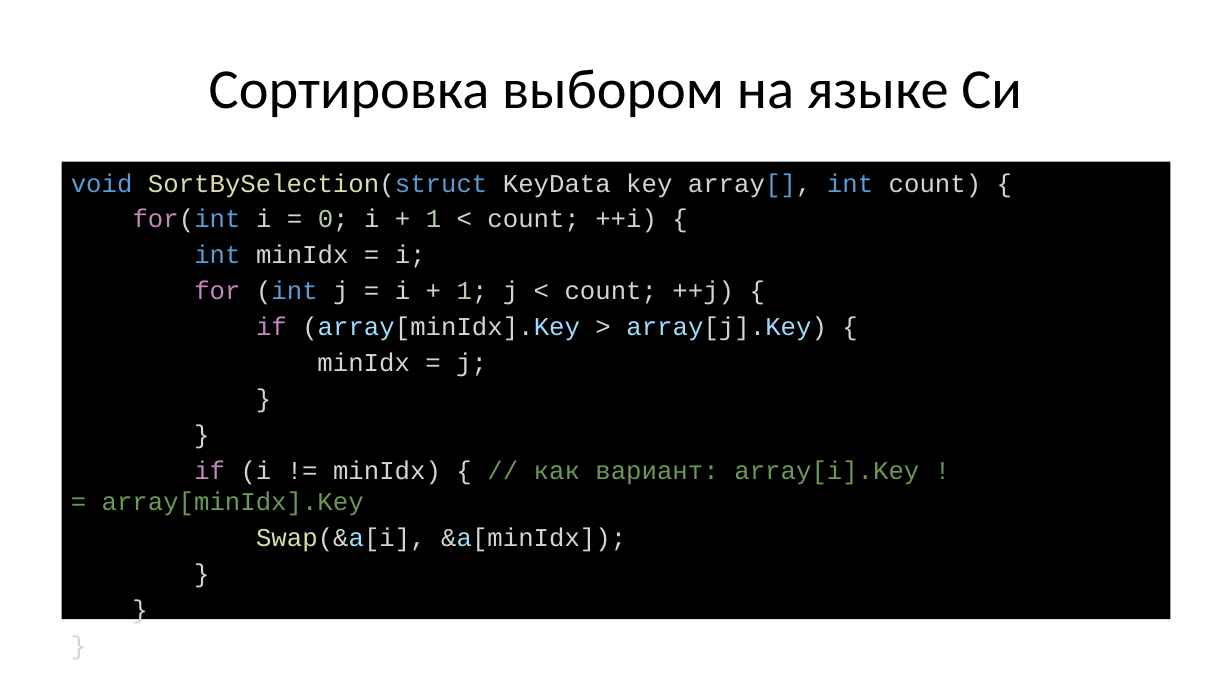
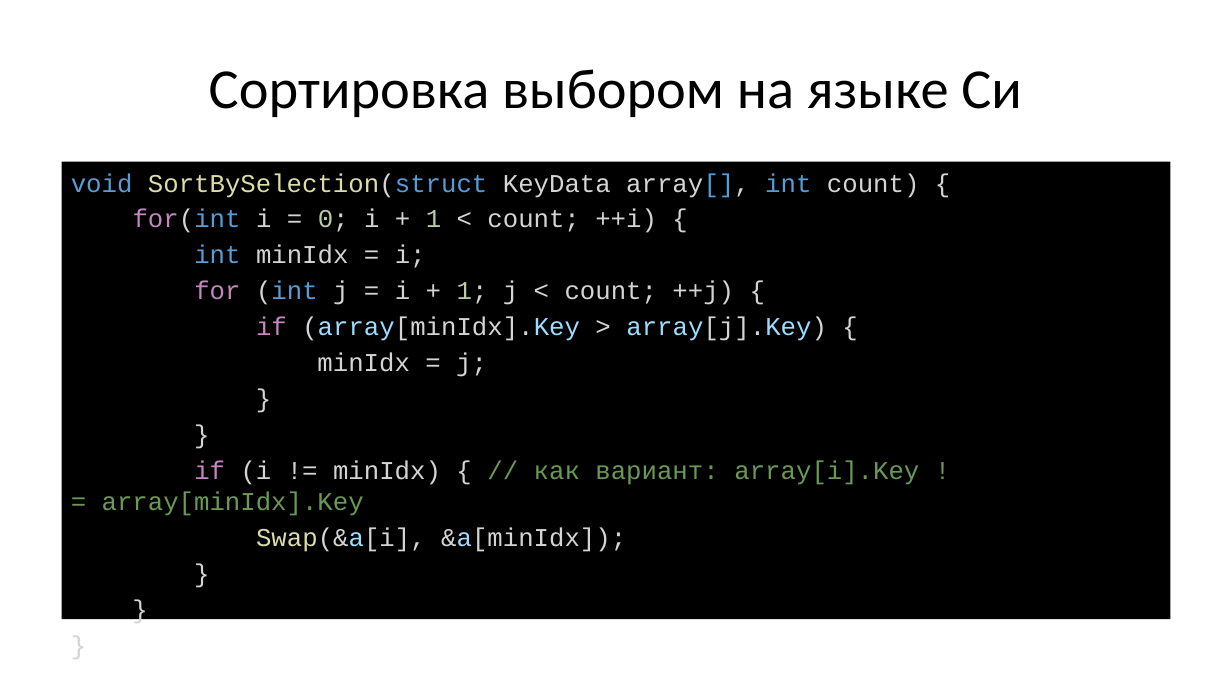
Before and after one commit to Evgueni-Petrov-aka-espetrov/Algorithms-and-Programming-in-C-pptx, a slide deck: slide 42 of 13 Сортировка.pptx. Drawn at 1232x693 pixels with LibreOffice and Linux fonts; fonts in the diff are those of the drawing. Boxes give left, top, right and bottom in pixels: in the first picture for what was removed or moved away, otherwise in the second. Text is boxed around its words. In the diff, an @@ line names an element or a change of style, - is before the commit and + after.

Commit message:
убрал лишний key на слайде 42

```diff
--- a/13 Сортировка.pptx
+++ b/13 Сортировка.pptx
@@ text at (71, 173, 919, 198): text changed @@
-void SortBySelection(struct KeyData key array[], int count) {
+void SortBySelection(struct KeyData array[], int count) {
```
